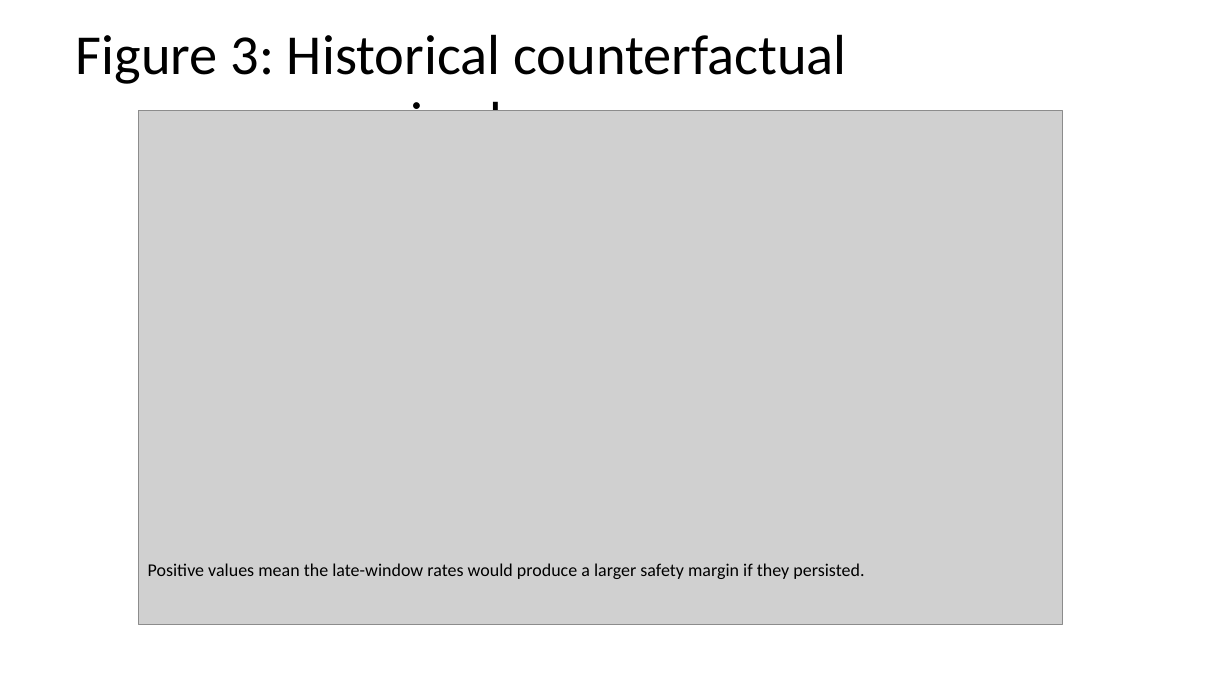
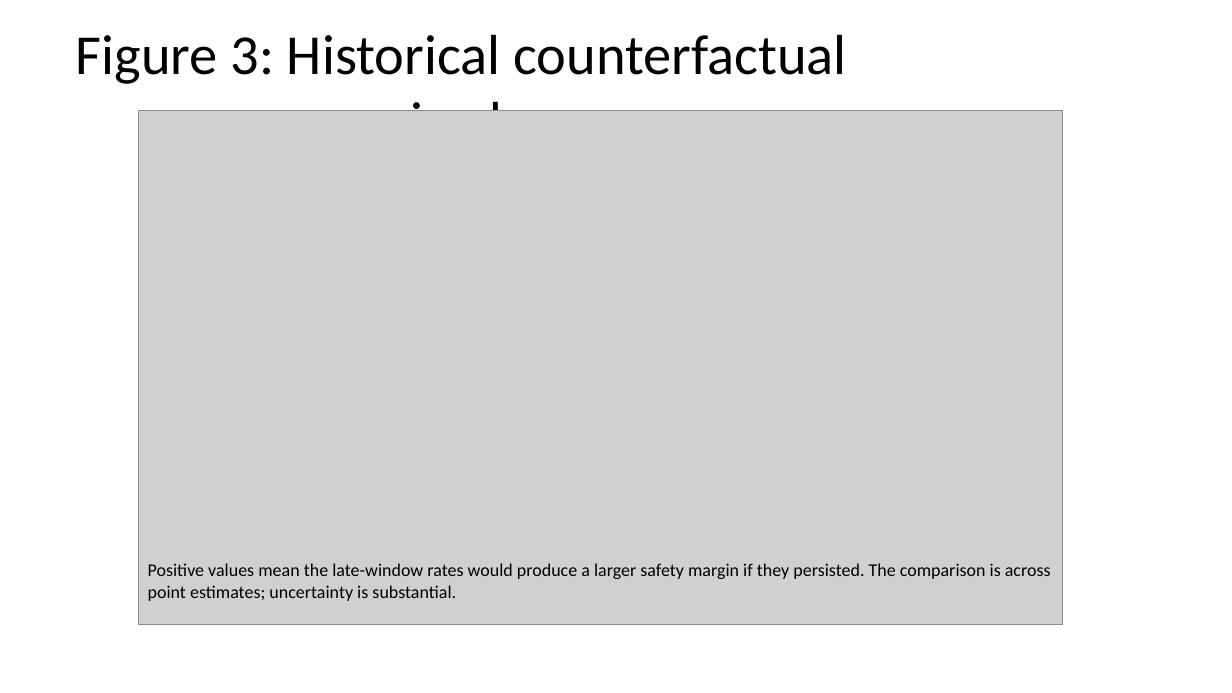
Before and after one commit to bougtoir/medical-accident-its-analysis, a slide deck: slide 4 of researcher_mobility_ode/docs/manuscript_full_article_figures.pptx. Drawn at 1232x693 pixels with LibreOffice and Linux fonts; fonts in the diff are those of the drawing; grey boxes stand for pictures. Boxes give left, top, right and bottom in pixels: in the first picture for what was removed or moved away, otherwise in the second. Text is boxed around its words. In the diff, an @@ line names an element or a change of style, - is before the commit and + after.

```diff
--- a/researcher_mobility_ode/docs/manuscript_full_article_figures.pptx
+++ b/researcher_mobility_ode/docs/manuscript_full_article_figures.pptx
@@ text at (148, 563, 1051, 601): text changed @@
-Positive values mean the late-window rates would produce a larger safety margin if they persisted.
+Positive values mean the late-window rates would produce a larger safety margin if they persisted. The comparison is across point estimates; uncertainty is substantial.
```
Also in this commit, not shown: 8 other slides changed, 45 other files.
